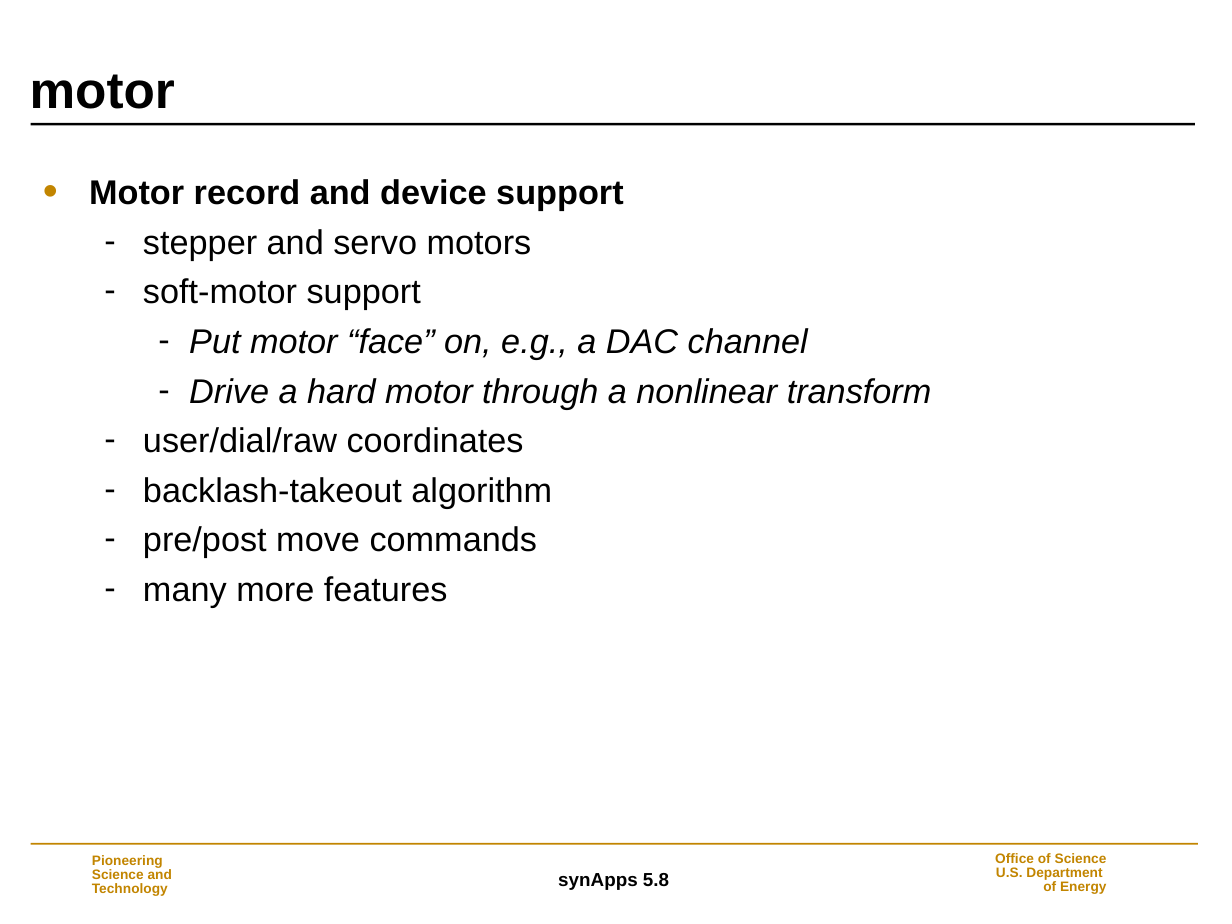
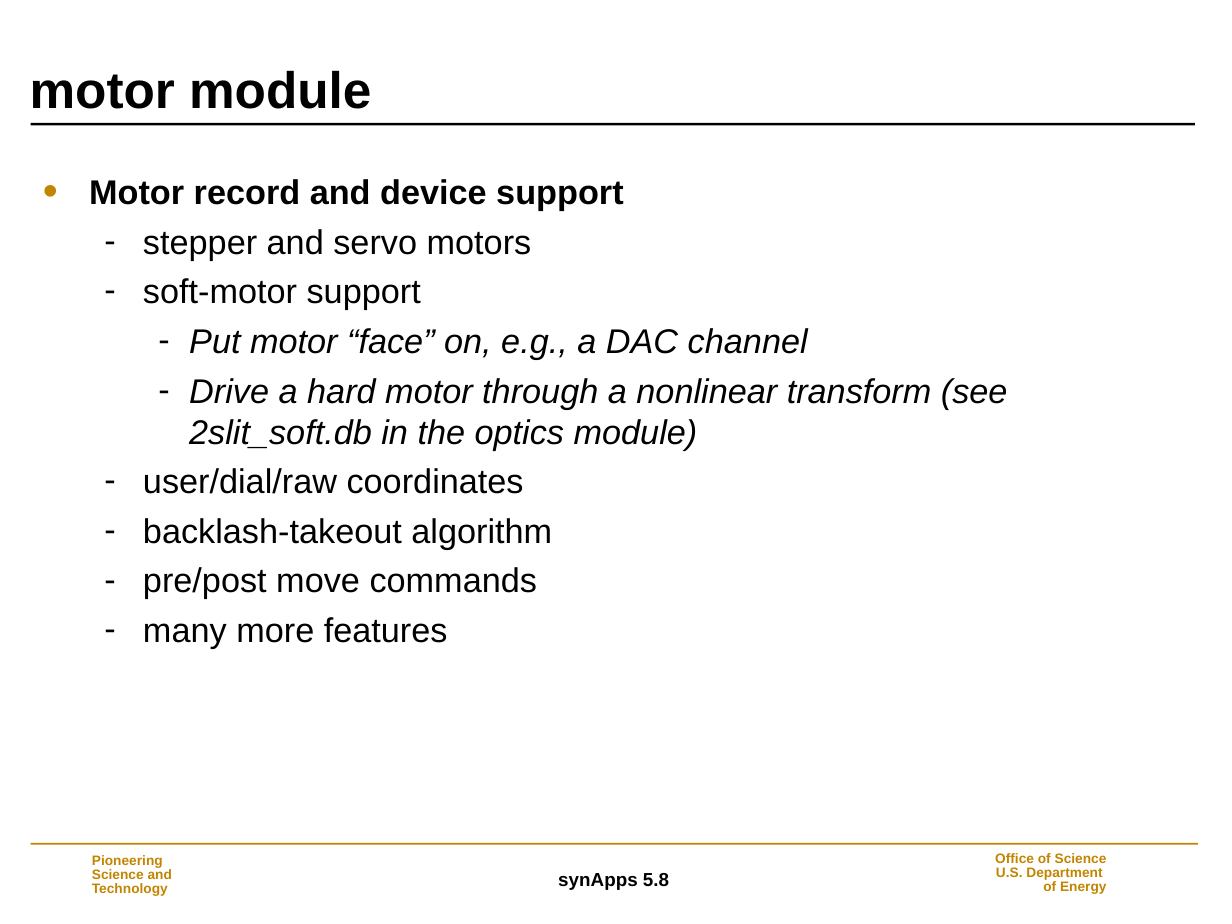
Before and after one commit to EPICS-synApps/support, a slide deck: slide 25 of documentation/IntroToSynApps.ppt (slide 28 before the commit). Drawn at 1232x924 pixels with LibreOffice and Linux fonts; fonts in the diff are those of the drawing; background and template pictures are left out. Boxes give left, top, right and bottom in pixels: in the first picture for what was removed or moved away, otherwise in the second. Text is boxed around its words. In the diff, an @@ line names an element or a change of style, - is before the commit and + after.

```diff
--- a/documentation/IntroToSynApps.ppt
+++ b/documentation/IntroToSynApps.ppt
@@ title at [30,70,371,109]: text changed @@
-motor
+motor module
@@ text at [189,378,1008,450]: text changed @@
-    – Drive a hard motor through a nonlinear transform
+    – Drive a hard motor through a nonlinear transform (see 2slit_soft.db in the optics module)
```
Also in this commit, not shown: 42 other slides changed, 5 slides removed.
